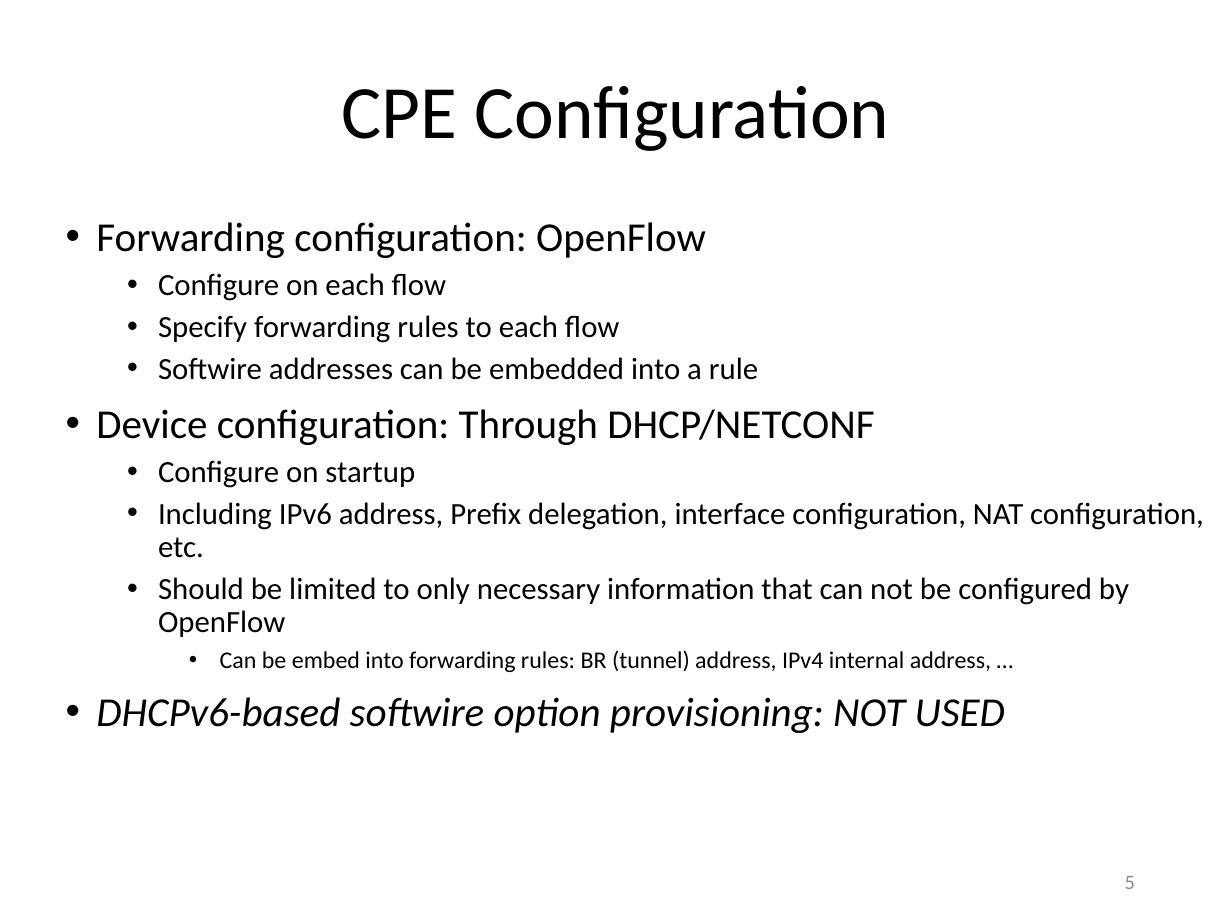
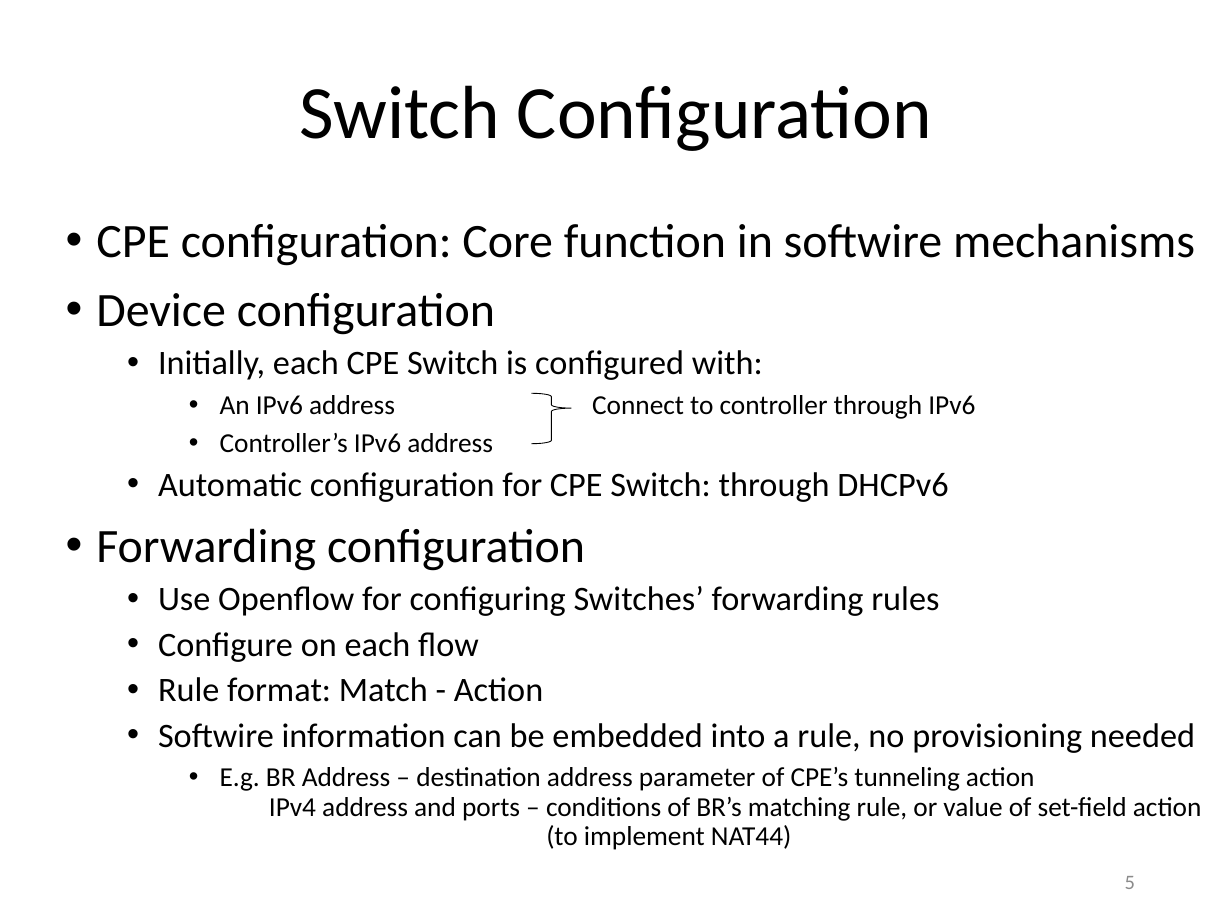
Before and after one commit to gnocuil/draft-sdn, a slide deck: slide 5 of Unified IPv6 Transition Framework With Flow-based Forwarding.pptx. Drawn at 1232x924 pixels with LibreOffice and Linux fonts; fonts in the diff are those of the drawing. Boxes give left, top, right and bottom in pixels: in the first picture for what was removed or moved away, otherwise in the second. Text is boxed around its words. In the diff, an @@ line names an element or a change of style, - is before the commit and + after.

Commit message:
update slides

```diff
--- a/Unified IPv6 Transition Framework With Flow-based Forwarding.pptx
+++ b/Unified IPv6 Transition Framework With Flow-based Forwarding.pptx
@@ title at box(299, 85, 932, 151): text changed @@
-CPE Configuration
+Switch Configuration
@@ text at box(96, 223, 1195, 616): text changed; size 24 to 20 pt @@
-• Forwarding configuration: OpenFlow
+• CPE configuration: Core function in softwire mechanisms
+• Device configuration
+  • Initially, each CPE Switch is configured with:
+    • An IPv6 address Connect to controller through IPv6
+    • Controller’s IPv6 address
+  • Automatic configuration for CPE Switch: through DHCPv6
+• Forwarding configuration
+  • Use Openflow for configuring Switches’ forwarding rules
@@ right brace added at box(531, 393, 572, 444), outline #000000 0.5 pt @@
@@ text at box(158, 632, 479, 662): size 18 to 20 pt in "Configure on each flow" @@
@@ text at box(158, 677, 1202, 850): text changed; size 18 to 16 pt @@
-  • Specify forwarding rules to each flow
-  • Softwire addresses can be embedded into a rule
-• Device configuration: Through DHCP/NETCONF
-  • Configure on startup
-  • Including IPv6 address, Prefix delegation, interface configuration, NAT configuration, etc.
-  • Should be limited to only necessary information that can not be configured by OpenFlow
-    • Can be embed into forwarding rules: BR (tunnel) address, IPv4 internal address, …
-• DHCPv6-based softwire option provisioning: NOT USED
+  • Rule format: Match - Action
+  • Softwire information can be embedded into a rule, no provisioning needed
+    • E.g. BR Address – destination address parameter of CPE’s tunneling action
+      IPv4 address and ports – conditions of BR’s matching rule, or value of set-field action
+      (to implement NAT44)
```
Also in this commit, not shown: 5 other slides changed, 5 slides added, 3 slides removed.
